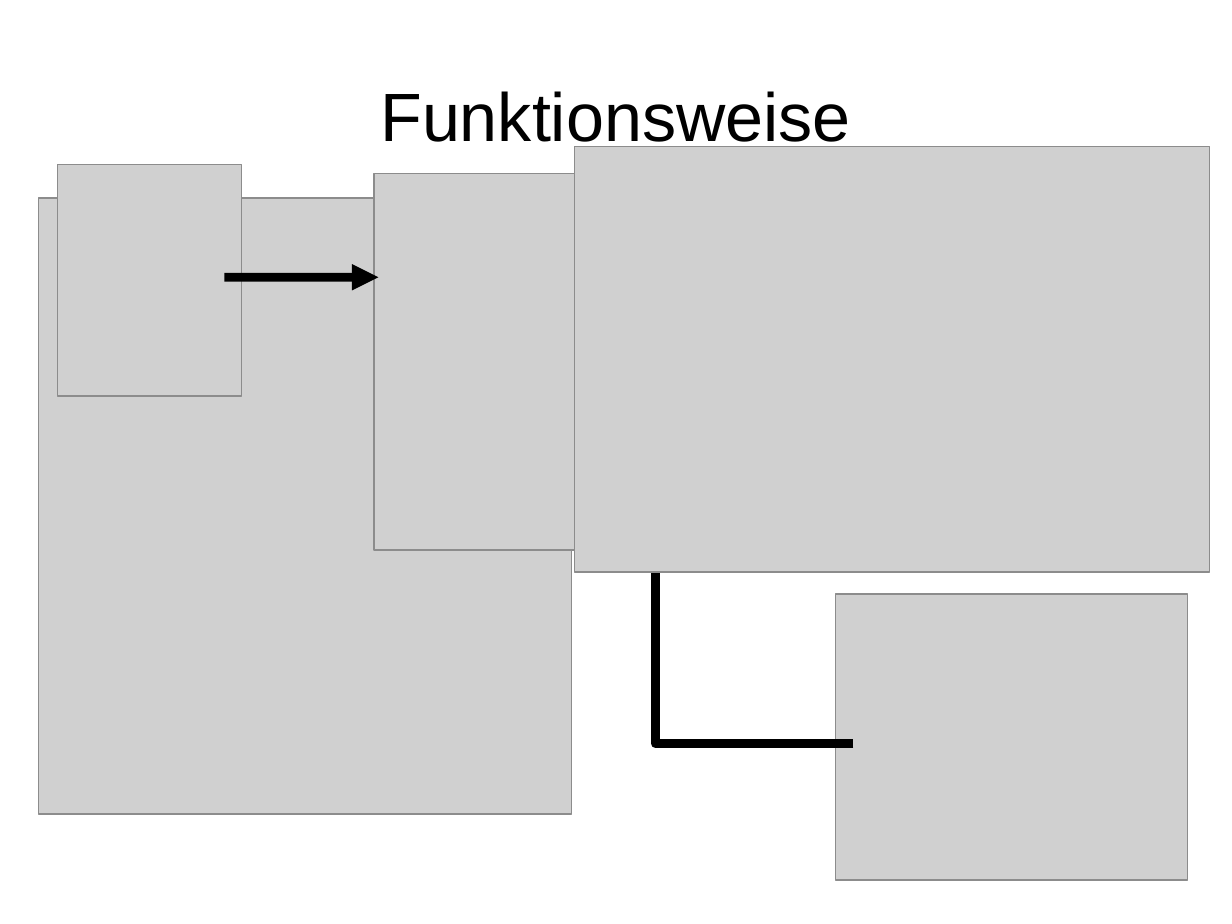
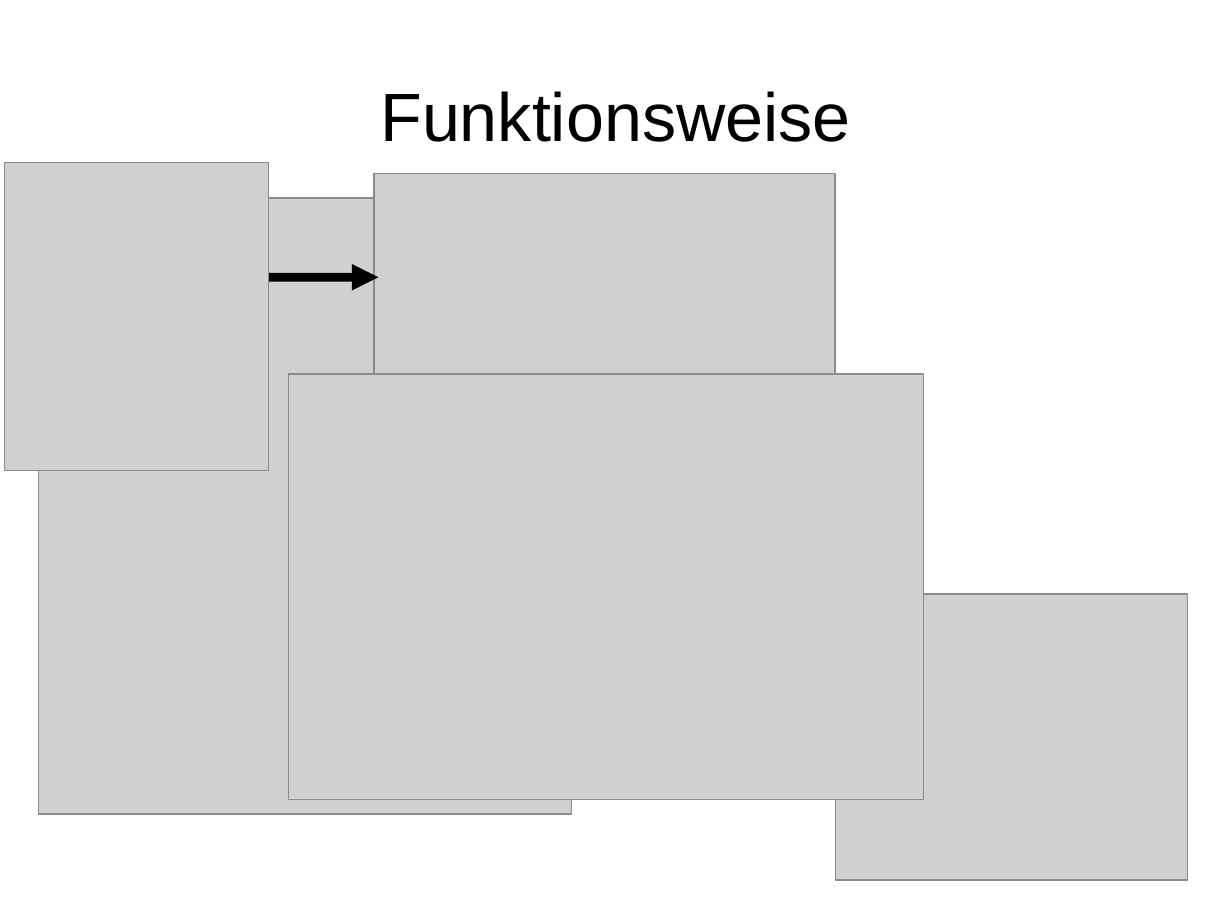
Before and after one commit to hheimbuerger/yaxgl, a slide deck: slide 11 of documents/Praesentationen/Praesentation XML-GUI.odp (slide 9 before the commit). Drawn at 1232x924 pixels with LibreOffice and Linux fonts; fonts in the diff are those of the drawing; grey boxes stand for pictures; background and template pictures are left out. Boxes give left, top, right and bottom in pixels: in the first picture for what was removed or moved away, otherwise in the second. Text is boxed around its words. In the diff, an @@ line names an element or a change of style, - is before the commit and + after.

```diff
--- a/documents/Praesentationen/Praesentation XML-GUI.odp
+++ b/documents/Praesentationen/Praesentation XML-GUI.odp
@@ picture: place and size @@
-picture at <box>58,164,243,396</box>
+picture at <box>4,163,268,472</box>
@@ picture: place and size @@
-picture at <box>575,146,1210,572</box>
+picture at <box>288,375,923,800</box>
@@ freeform shape removed at <box>656,546,854,743</box> @@
```
Also in this commit, not shown: 2 other slides changed, 2 slides added, 4 other files.
